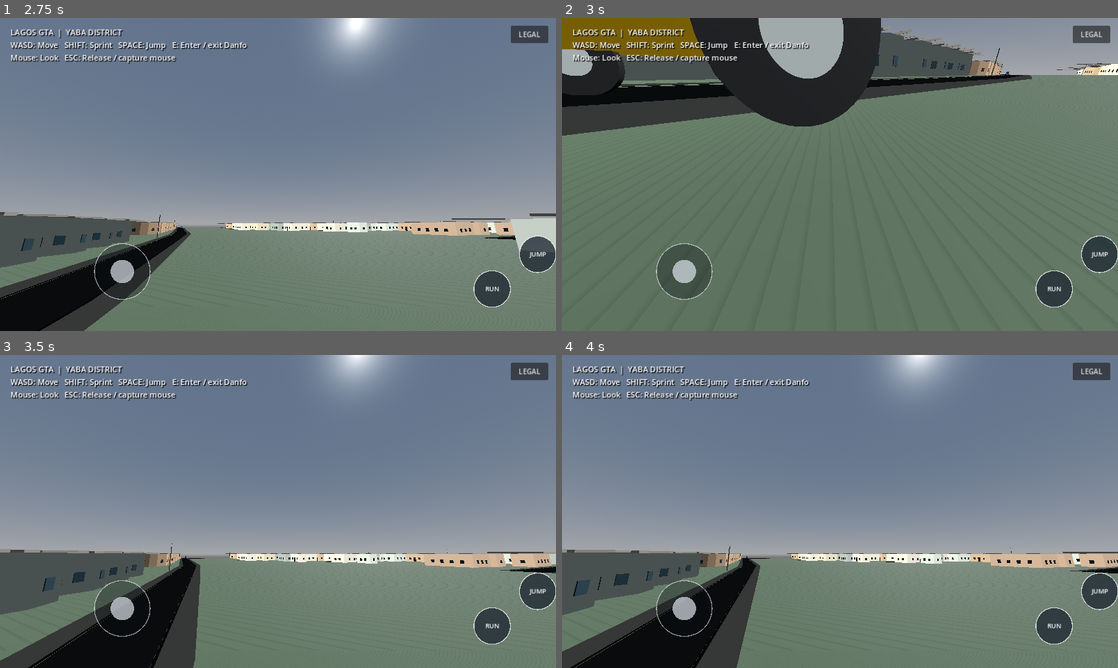
Above: before the commit, frames 1-4 (two rows, left to right).
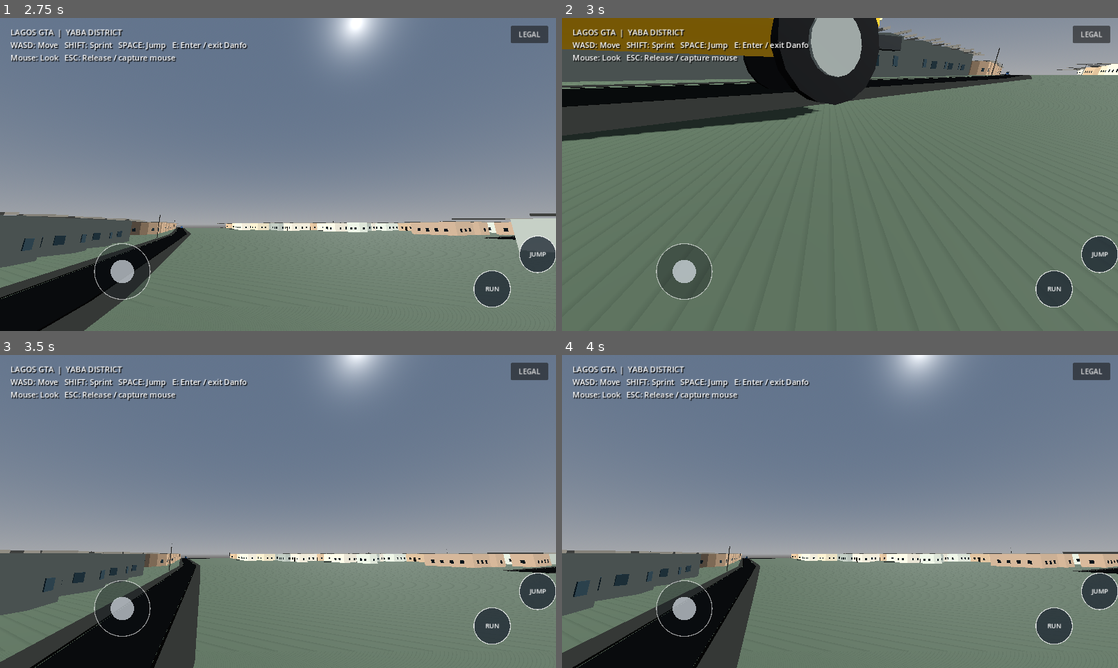
Above: after the commit, the same moments.

Repository: johnAyodele1/lagos-gta
Game: Godot game, scene res://scenes/main.tscn
The game is run twice, just before and just after one commit, with the same random seed, the same clock (stepped at 60 frames per second) and the same inputs.
Inputs (mouse positions are in pixels of both pictures, inside the frame that each line leads up to):
- Up to frame 1 (2.75 s): click "LEGAL" at 0.5 s; click "I agree to the Terms & Condit…" at 1.25 s; click "Accept and continue" at 2 s
- Up to frame 2 (3 s): tap Enter at 2.75 s; move the mouse to (867, 174) at 2.77 s; hold W from 2.78 s (still down); hold Shift from 2.78 s (still down)
- Up to frame 3 (3.5 s): keep holding W; keep holding Shift; tap Space at 3.02 s
- Up to frame 4 (4 s): keep holding W; move the mouse to (812, 511) at 3.52 s; release Shift at 3.53 s; tap E at 3.6 s; tap Space at 3.77 s

Frame 1 is identical in both runs. In frame 2, 7.5% of the frame differs, in the area x 0-62%, y 0-40%; in frame 3, 0.5%; in frame 4, 0.5%.

Commit message:
feat: replace box danfo with tapered detailed 3D minibus mesh

Diff:
--- a/scripts/vehicle_controller.gd
+++ b/scripts/vehicle_controller.gd
@@ -40,34 +40,155 @@
 	_build_vehicle()
 
 func _build_vehicle() -> void:
+	# The collider is deliberately simpler than the rendered mesh.
 	var body_collision := CollisionShape3D.new()
 	var body_shape := BoxShape3D.new()
-	body_shape.size = Vector3(5.2, 2.8, 2.4)
+	body_shape.size = Vector3(4.9, 2.8, 2.35)
 	body_collision.shape = body_shape
-	body_collision.position.y = 1.4
+	body_collision.position.y = 1.35
 	add_child(body_collision)
 
-	_add_box(Vector3(5.0, 1.35, 2.15), Vector3(0.0, 1.25, 0.0), Color(0.92, 0.68, 0.08))
-	_add_box(Vector3(3.45, 1.15, 2.05), Vector3(-0.15, 2.35, 0.0), Color(0.90, 0.65, 0.06))
-	_add_box(Vector3(3.65, 0.10, 2.18), Vector3(-0.15, 2.98, 0.0), Color(0.16, 0.17, 0.16))
+	var body := MeshInstance3D.new()
+	body.name = "DanfoBodyShell"
+	body.mesh = _create_loft_mesh([
+		{"z": -2.30, "width": 0.78, "bottom": -0.55, "top": 0.22},
+		{"z": -1.88, "width": 1.00, "bottom": -0.62, "top": 0.48},
+		{"z": 1.72, "width": 1.00, "bottom": -0.62, "top": 0.48},
+		{"z": 2.25, "width": 0.80, "bottom": -0.55, "top": 0.22}
+	])
+	body.position.y = 1.15
+	body.material_override = _vehicle_material(Color(0.94, 0.66, 0.07), 0.74)
+	body.cast_shadow = GeometryInstance3D.SHADOW_CASTING_SETTING_ON
+	add_child(body)
+
+	var cabin := MeshInstance3D.new()
+	cabin.name = "DanfoCabinShell"
+	cabin.mesh = _create_loft_mesh([
+		{"z": -1.58, "width": 0.77, "bottom": 0.0, "top": 0.20},
+		{"z": -1.18, "width": 0.83, "bottom": 0.0, "top": 1.05},
+		{"z": 1.02, "width": 0.83, "bottom": 0.0, "top": 1.05},
+		{"z": 1.45, "width": 0.77, "bottom": 0.0, "top": 0.20}
+	])
+	cabin.position.y = 1.62
+	cabin.material_override = _vehicle_material(Color(0.91, 0.63, 0.055), 0.72)
+	cabin.cast_shadow = GeometryInstance3D.SHADOW_CASTING_SETTING_ON
+	add_child(cabin)
+
+	var glass := _vehicle_material(Color(0.055, 0.14, 0.18), 0.22)
+	glass.metallic = 0.18
 	for side in [-1.0, 1.0]:
-		_add_box(Vector3(2.8, 0.72, 0.045), Vector3(-0.18, 2.42, side * 1.045), Color(0.10, 0.20, 0.25))
-		_add_box(Vector3(0.10, 0.72, 0.045), Vector3(-1.75, 2.42, side * 1.045), Color(0.10, 0.20, 0.25))
-		_add_box(Vector3(0.10, 0.72, 0.045), Vector3(1.35, 2.42, side * 1.045), Color(0.10, 0.20, 0.25))
-	_add_box(Vector3(0.06, 0.78, 1.75), Vector3(2.52, 2.38, 0.0), Color(0.10, 0.20, 0.25))
-	_add_box(Vector3(0.18, 0.20, 2.25), Vector3(2.55, 0.72, 0.0), Color(0.12, 0.12, 0.12))
-	_add_box(Vector3(0.18, 0.20, 2.25), Vector3(-2.55, 0.72, 0.0), Color(0.12, 0.12, 0.12))
-	for x in [-1.65, 1.65]:
-		for side in [-1.0, 1.0]:
-			_add_wheel(Vector3(x, 0.48, side * 1.05), 0.48, 0.24, Color(0.07, 0.07, 0.07))
-			_add_wheel(Vector3(x, 0.48, side * 1.05), 0.22, 0.25, Color(0.55, 0.56, 0.54))
+		for window_index in range(3):
+			var window_z := -0.58 + float(window_index) * 0.62
+			_add_plane(
+				Vector2(0.56, 0.70),
+				Vector3(side * 0.846, 2.25, window_z),
+				Vector3(0.0, -side * PI * 0.5, 0.0),
+				glass,
+				"DanfoSideGlass_%s_%s" % [str(side), str(window_index)]
+			)
+		_add_box(Vector3(0.045, 0.82, 0.055), Vector3(side * 0.86, 2.22, -0.90), Color(0.88, 0.61, 0.055))
+		_add_box(Vector3(0.045, 0.82, 0.055), Vector3(side * 0.86, 2.22, 0.95), Color(0.88, 0.61, 0.055))
+		_add_box(Vector3(0.045, 0.82, 0.055), Vector3(side * 0.86, 2.22, 0.34), Color(0.88, 0.61, 0.055))
+
+	_add_plane(Vector2(1.42, 0.72), Vector3(0.0, 2.22, -1.62), Vector3(deg_to_rad(-9.0), PI, 0.0), glass, "DanfoFrontWindshield")
+	_add_plane(Vector2(1.38, 0.70), Vector3(0.0, 2.22, 1.48), Vector3(deg_to_rad(8.0), 0.0, 0.0), glass, "DanfoRearWindow")
+
+	# Sliding passenger door, black waist stripe and front/rear bumpers.
+	for side in [-1.0, 1.0]:
+		_add_box(Vector3(0.055, 1.45, 0.92), Vector3(side * 1.01, 1.28, 0.88), Color(0.84, 0.59, 0.055))
+		_add_box(Vector3(0.055, 0.12, 3.7), Vector3(side * 1.015, 1.03, 0.0), Color(0.035, 0.04, 0.035))
+	_add_box(Vector3(0.16, 0.18, 2.05), Vector3(0.0, 0.72, -2.30), Color(0.12, 0.13, 0.13))
+	_add_box(Vector3(0.16, 0.18, 2.05), Vector3(0.0, 0.72, 2.28), Color(0.12, 0.13, 0.13))
+	_add_box(Vector3(0.10, 0.28, 1.85), Vector3(0.0, 1.02, 0.90), Color(0.76, 0.48, 0.035))
+
+	var headlight := _vehicle_material(Color(1.0, 0.91, 0.68), 0.24)
+	headlight.emission_enabled = true
+	headlight.emission = Color(0.8, 0.64, 0.32)
+	var taillight := _vehicle_material(Color(0.68, 0.045, 0.025), 0.28)
+	for side in [-1.0, 1.0]:
+		_add_box(Vector3(0.30, 0.18, 0.06), Vector3(side * 0.58, 0.91, -2.34), Color(0.97, 0.88, 0.63))
+		_add_box(Vector3(0.22, 0.28, 0.06), Vector3(side * 0.68, 0.92, 2.29), Color(0.72, 0.045, 0.025))
+		_add_box(Vector3(0.08, 0.12, 0.24), Vector3(side * 1.05, 2.05, -1.35), Color(0.12, 0.13, 0.12))
+		_add_wheel(Vector3(side * 1.02, 0.50, -1.55), 0.48, 0.25, Color(0.045, 0.045, 0.045))
+		_add_wheel(Vector3(side * 1.02, 0.50, 1.48), 0.48, 0.25, Color(0.045, 0.045, 0.045))
+		_add_wheel(Vector3(side * 1.16, 0.50, -1.55), 0.24, 0.08, Color(0.56, 0.57, 0.54))
+		_add_wheel(Vector3(side * 1.16, 0.50, 1.48), 0.24, 0.08, Color(0.56, 0.57, 0.54))
+
 	var route_label := Label3D.new()
-	route_label.text = "LAGOS  |  DANFO"
-	route_label.font_size = 24
+	route_label.name = "DanfoDestinationBoard"
+	route_label.text = "YABA  /  TEJUOSHO"
+	route_label.font_size = 26
 	route_label.outline_size = 5
-	route_label.position = Vector3(0.0, 1.8, -1.11)
-	route_label.rotation.y = PI
+	route_label.position = Vector3(0.0, 2.54, -2.31)
+	route_label.modulate = Color(1.0, 0.91, 0.62)
 	add_child(route_label)
+
+func _create_loft_mesh(sections: Array[Dictionary]) -> ArrayMesh:
+	var rings: Array[PackedVector3Array] = []
+	for section in sections:
+		var width := float(section["width"])
+		var bottom := float(section["bottom"])
+		var top := float(section["top"])
+		var z := float(section["z"])
+		var bevel := minf(0.16, (top - bottom) * 0.22)
+		rings.append(PackedVector3Array([
+			Vector3(-width + bevel, bottom, z),
+			Vector3(width - bevel, bottom, z),
+			Vector3(width, bottom + bevel, z),
+			Vector3(width, top - bevel, z),
+			Vector3(width - bevel, top, z),
+			Vector3(-width + bevel, top, z),
+			Vector3(-width, top - bevel, z),
+			Vector3(-width, bottom + bevel, z)
+		]))
+	var surface := SurfaceTool.new()
+	surface.begin(Mesh.PRIMITIVE_TRIANGLES)
+	for ring_index in range(rings.size() - 1):
+		for corner in range(8):
+			var next_corner := (corner + 1) % 8
+			var a := rings[ring_index][corner]
+			var b := rings[ring_index + 1][corner]
+			var c := rings[ring_index][next_corner]
+			var d := rings[ring_index + 1][next_corner]
+			surface.add_vertex(a)
+			surface.add_vertex(b)
+			surface.add_vertex(c)
+			surface.add_vertex(c)
+			surface.add_vertex(b)
+			surface.add_vertex(d)
+	for cap_index in [0, rings.size() - 1]:
+		var ring: PackedVector3Array = rings[cap_index]
+		var center := Vector3.ZERO
+		for point in ring:
+			center += point
+		center /= float(ring.size())
+		for corner in range(8):
+			var next_corner := (corner + 1) % 8
+			surface.add_vertex(center)
+			surface.add_vertex(ring[corner])
+			surface.add_vertex(ring[next_corner])
+	surface.generate_normals()
+	return surface.commit()
+
+func _add_plane(size: Vector2, plane_position: Vector3, plane_rotation: Vector3, material: Material, node_name: String) -> void:
+	var instance := MeshInstance3D.new()
+	var mesh := PlaneMesh.new()
+	mesh.size = size
+	instance.mesh = mesh
+	instance.position = plane_position
+	instance.rotation = plane_rotation
+	instance.material_override = material
+	instance.name = node_name
+	instance.cast_shadow = GeometryInstance3D.SHADOW_CASTING_SETTING_OFF
+	add_child(instance)
+
+func _vehicle_material(color: Color, roughness: float) -> StandardMaterial3D:
+	var material := StandardMaterial3D.new()
+	material.albedo_color = color
+	material.roughness = roughness
+	material.metallic = 0.08
+	material.cull_mode = BaseMaterial3D.CULL_DISABLED
+	return material
 
 func _add_box(box_size: Vector3, box_position: Vector3, color: Color) -> void:
 	var instance := MeshInstance3D.new()
@@ -75,10 +196,7 @@
 	mesh.size = box_size
 	instance.mesh = mesh
 	instance.position = box_position
-	var material := StandardMaterial3D.new()
-	material.albedo_color = color
-	material.roughness = 0.82
-	instance.material_override = material
+	instance.material_override = _vehicle_material(color, 0.82)
 	instance.cast_shadow = GeometryInstance3D.SHADOW_CASTING_SETTING_OFF
 	add_child(instance)
 
@@ -88,13 +206,11 @@
 	mesh.top_radius = radius
 	mesh.bottom_radius = radius
 	mesh.height = width
+	mesh.radial_segments = 16
 	wheel.mesh = mesh
 	wheel.position = wheel_position
 	wheel.rotation.z = PI * 0.5
-	var material := StandardMaterial3D.new()
-	material.albedo_color = color
-	material.roughness = 0.95
-	wheel.material_override = material
+	wheel.material_override = _vehicle_material(color, 0.94)
 	wheel.cast_shadow = GeometryInstance3D.SHADOW_CASTING_SETTING_OFF
 	add_child(wheel)
 	_wheels.append(wheel)
